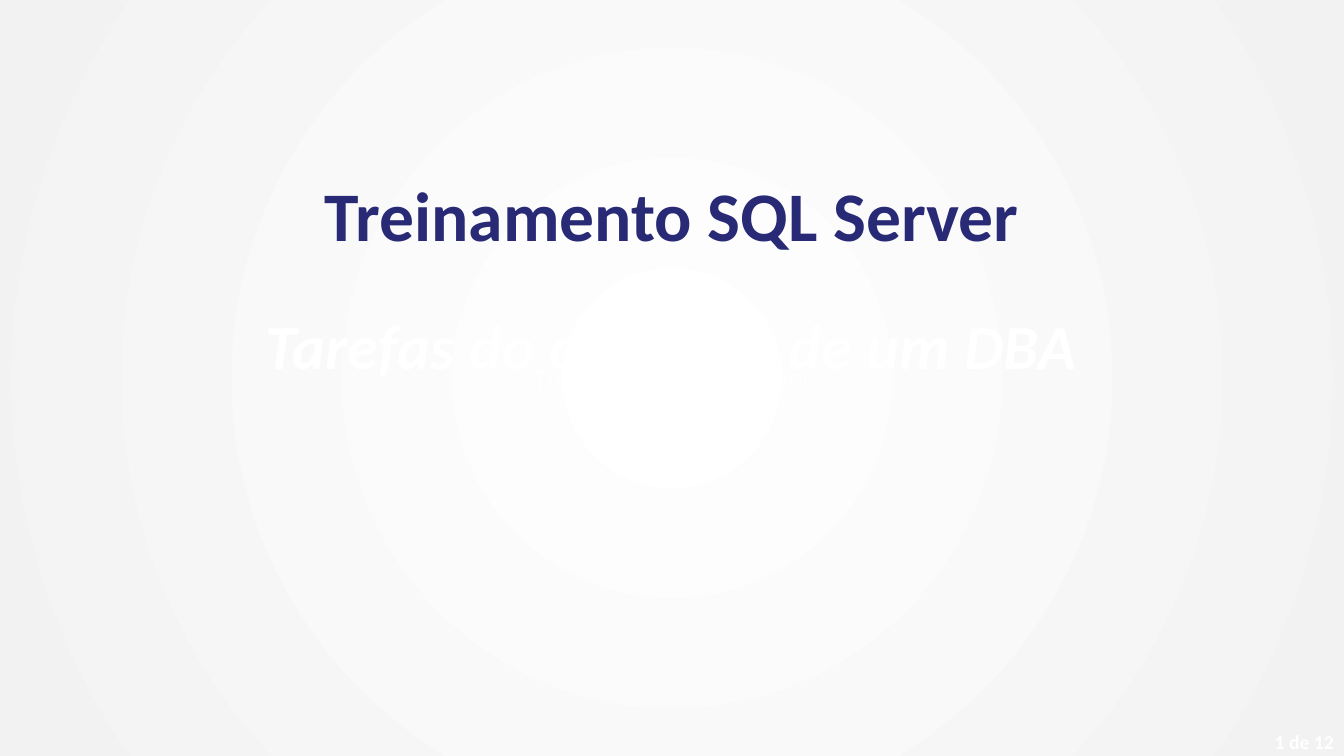
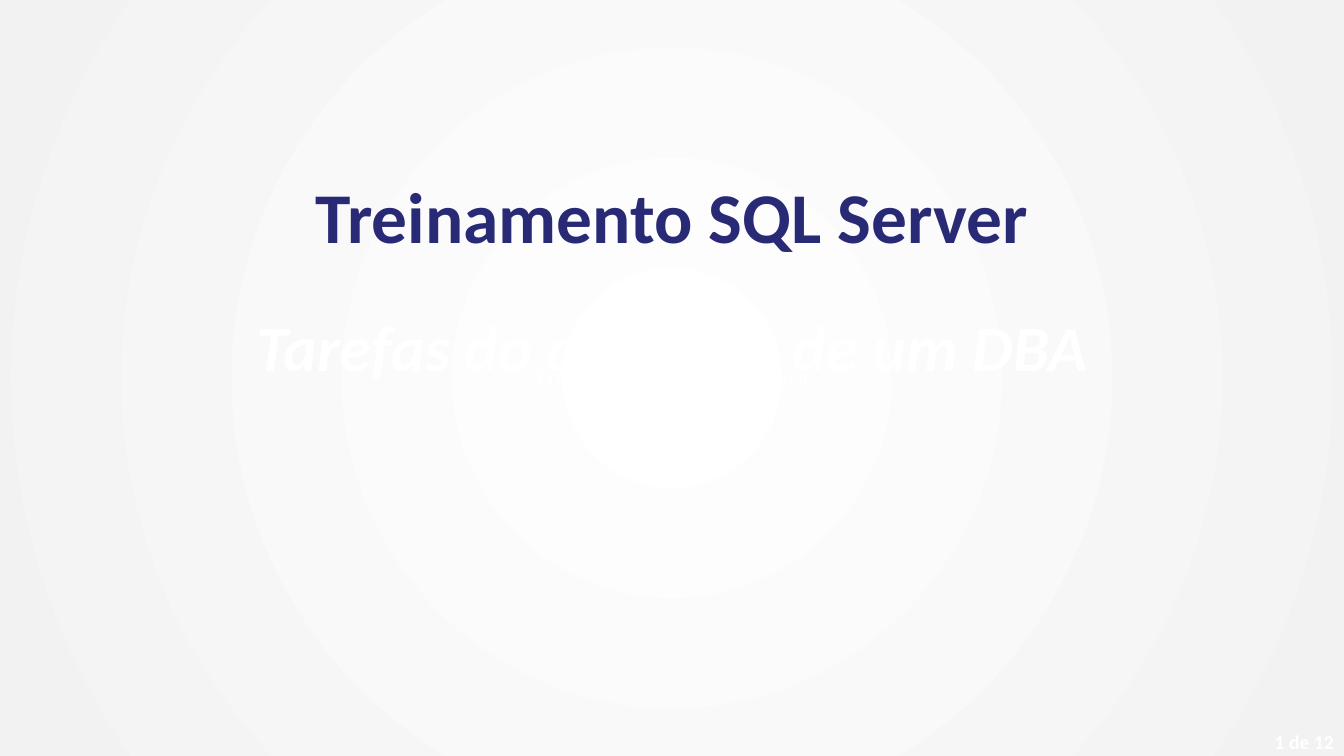
Before and after one commit to carlosgimenes/Training-Tarefas_Dia_Dia_de_um_DBA, a slide deck: slide 1 of Modulo02-GerenciamentoAcessos/Modulo 02 - Gerenciamento de Acessos no SQL Server.pptx. Drawn at 1344x756 pixels with LibreOffice and Linux fonts; fonts in the diff are those of the drawing; background and template pictures are left out. Boxes give left, top, right and bottom in pixels: in the first picture for what was removed or moved away, otherwise in the second. Text is boxed around its words. In the diff, an @@ line names an element or a change of style, - is before the commit and + after.

```diff
--- a/Modulo02-GerenciamentoAcessos/Modulo 02 - Gerenciamento de Acessos no SQL Server.pptx
+++ b/Modulo02-GerenciamentoAcessos/Modulo 02 - Gerenciamento de Acessos no SQL Server.pptx
@@ text "Treinamento SQL Server" at box(316, 193, 1028, 252): size 49.7 to 51 pt @@
```
Also in this commit, not shown: 9 other slides changed.
